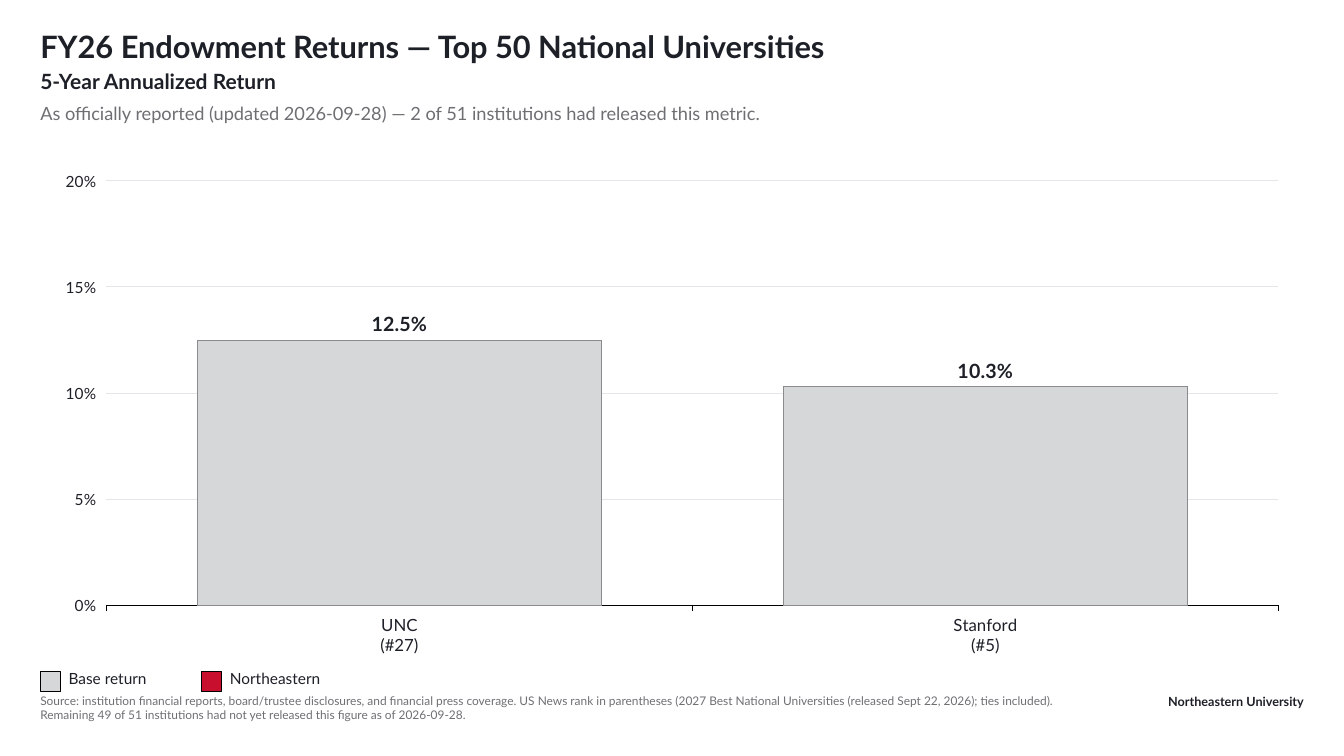
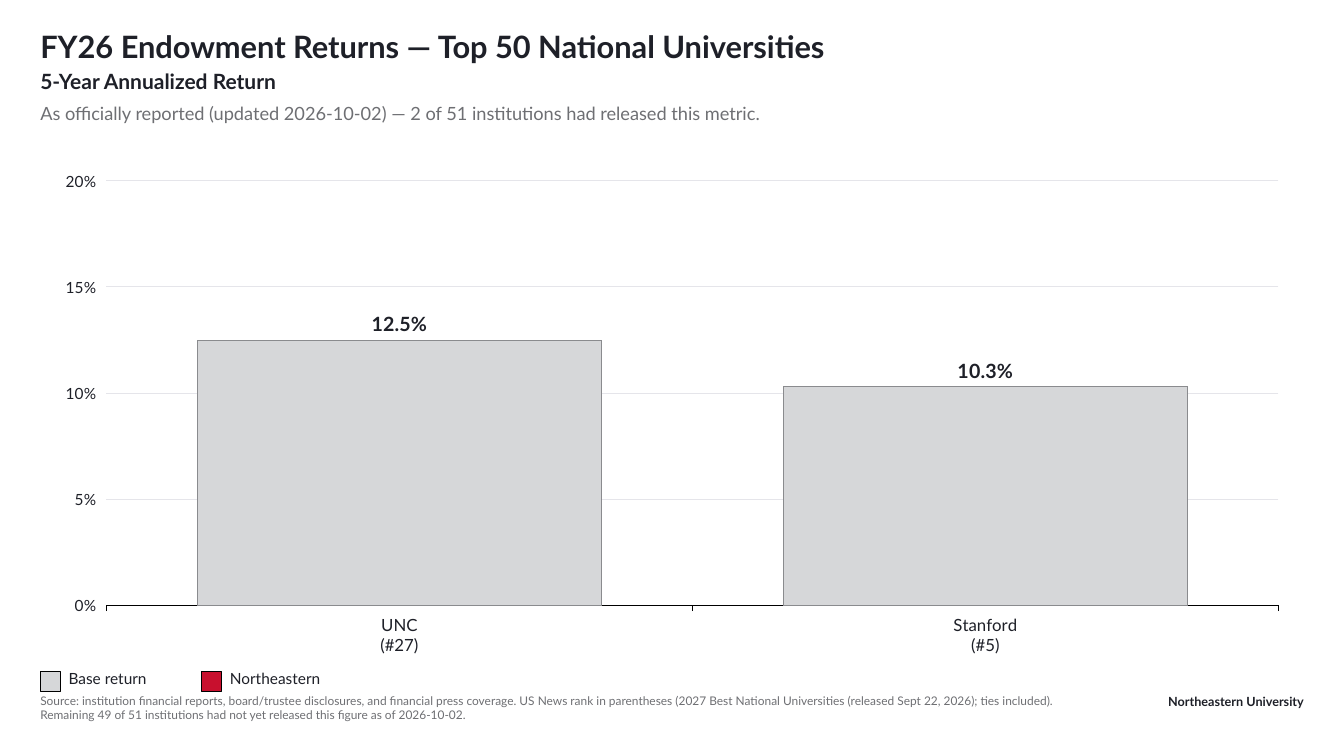
Before and after one commit to brettcsweet/Tonys-repo, a slide deck: slide 2 of endowment/output/FY26_Endowment_Returns_Top50.pptx. Drawn at 1344x756 pixels with LibreOffice and Linux fonts; fonts in the diff are those of the drawing. Boxes give left, top, right and bottom in pixels: in the first picture for what was removed or moved away, otherwise in the second. Text is boxed around its words. In the diff, an @@ line names an element or a change of style, - is before the commit and + after.

```diff
--- a/endowment/output/FY26_Endowment_Returns_Top50.pptx
+++ b/endowment/output/FY26_Endowment_Returns_Top50.pptx
@@ text at [40,106,760,123]: text changed @@
-As officially reported (updated 2026-09-28) — 2 of 51 institutions had released this metric.
+As officially reported (updated 2026-10-02) — 2 of 51 institutions had released this metric.
@@ text at [40,696,1052,721]: text changed @@
-Source: institution financial reports, board/trustee disclosures, and financial press coverage. US News rank in parentheses (2027 Best National Universities (released Sept 22, 2026); ties included). Remaining 49 of 51 institutions had not yet released this figure as of 2026-09-28.
+Source: institution financial reports, board/trustee disclosures, and financial press coverage. US News rank in parentheses (2027 Best National Universities (released Sept 22, 2026); ties included). Remaining 49 of 51 institutions had not yet released this figure as of 2026-10-02.
```
Also in this commit, not shown: 2 other slides changed, 2 other files.
